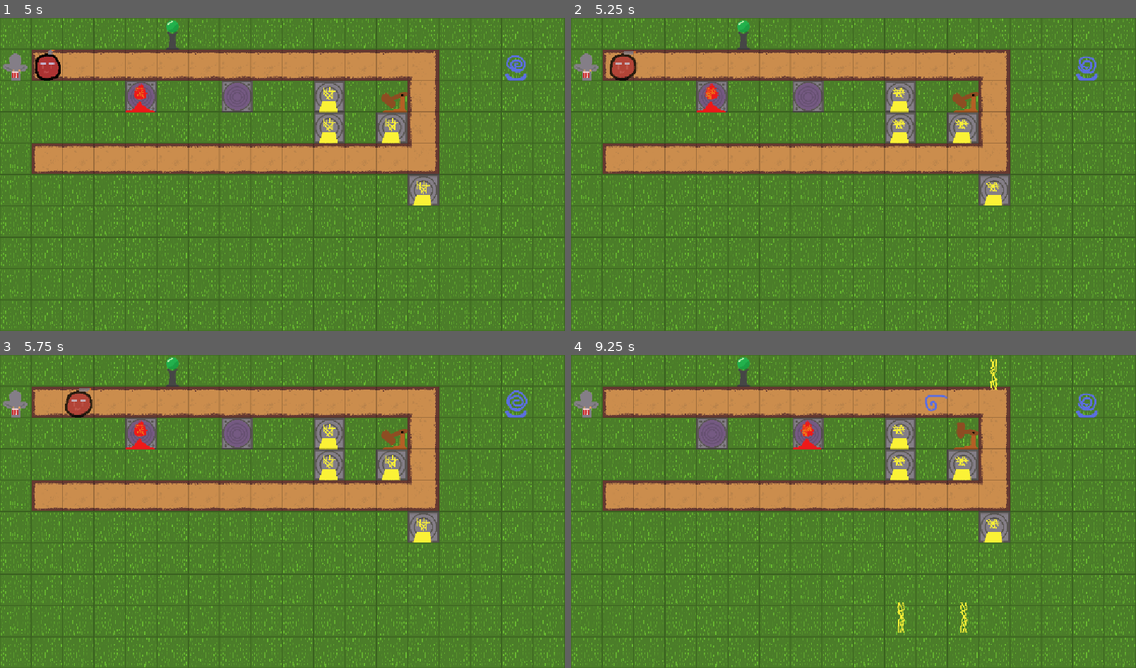
Above: before the commit, frames 1-4 (two rows, left to right).
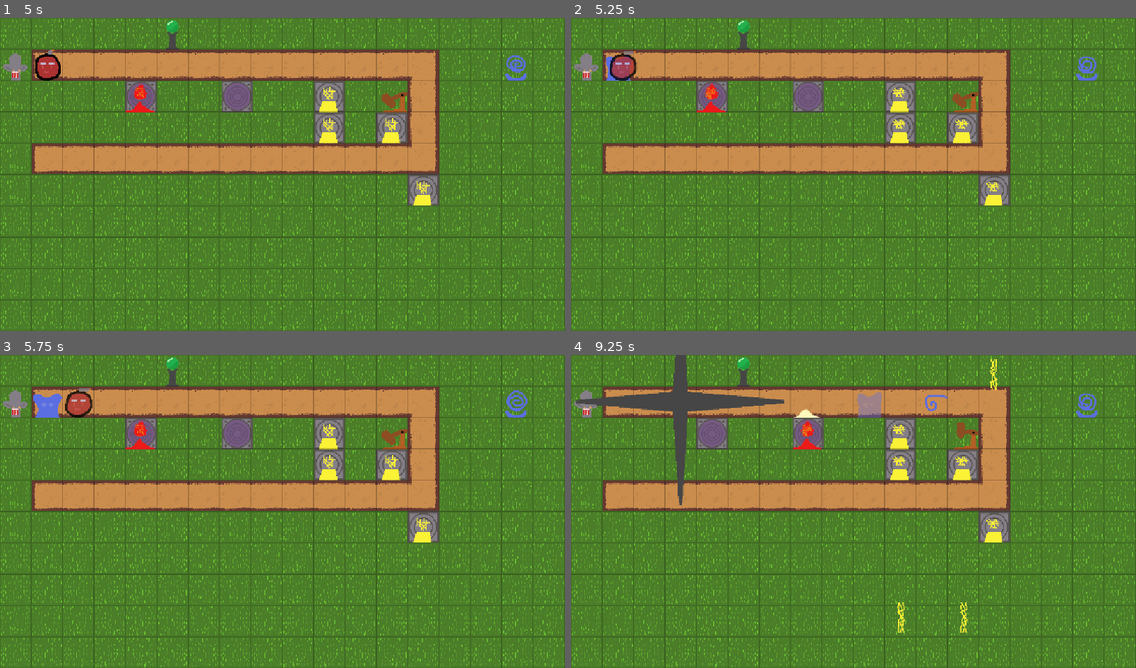
Above: after the commit, the same moments.

Repository: PeanutPiglet/SlimeTiming
Game: Godot game, scene res://levels/level_host.tscn
Same seed, same stepped clock (60 frames per second), same inputs: the game is played once before the commit and once after it.
Inputs:
- Up to frame 1 (5 s): tap A (act1) at 0.6 s; tap S (act2) at 1.35 s; tap D (act3) at 2.1 s; tap F (act4) at 2.85 s; hold Shift (active) 3.53-4.28 s; tap Q (spawn1) at 4.35 s
- Up to frame 2 (5.25 s): tap W (spawn2) at 5.1 s
- Up to frame 3 (5.75 s): no input
- Up to frame 4 (9.25 s): tap one key every 0.75 s from 5.85 s: E (spawn3) R (spawn4) A (act1) S (act2) D (act3)

Frame 1 is identical in both runs. In frame 2, 0.3% of the frame differs, in the area x 6-11%, y 11-21%; in frame 3, 0.3%; in frame 4, 2.6%, in the area x 0-55%, y 0-48%.
Error after the commit: Invalid call. Nonexistent function 'get_troops' in base 'Node2D (level_host.gd)'. (res://scripts/defense_troop.gd:9)

Commit message:
fix: enable all troops on level 0

Diff:
--- a/scripts/level_host.gd
+++ b/scripts/level_host.gd
@@ -44,9 +44,9 @@
 	active_level.beattime = beattime
 	var allowed_troops:Dictionary[int, bool] = {
 		1: true,
-		2: current_level >= 5,
-		3: current_level >= 10,
-		4: current_level >= 15
+		2: current_level >= 5 or current_level == 0,
+		3: current_level >= 10 or current_level == 0,
+		4: current_level >= 15 or current_level == 0
 	}
 	active_level.allowed_troops = allowed_troops
 	active_level.win_host_callback = next_level
